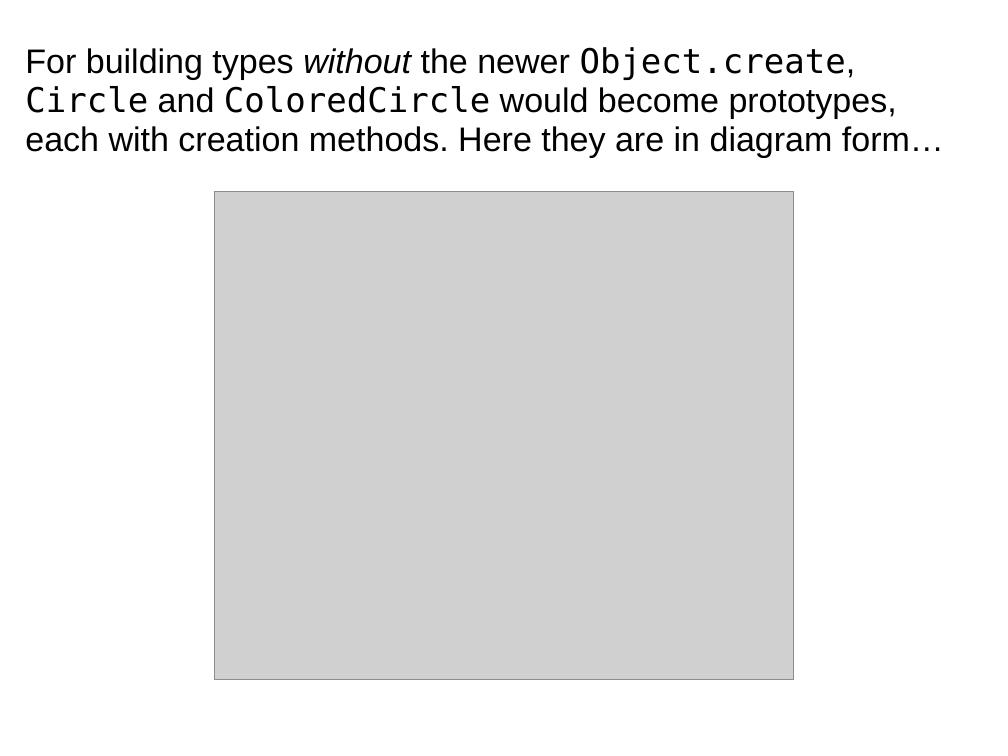
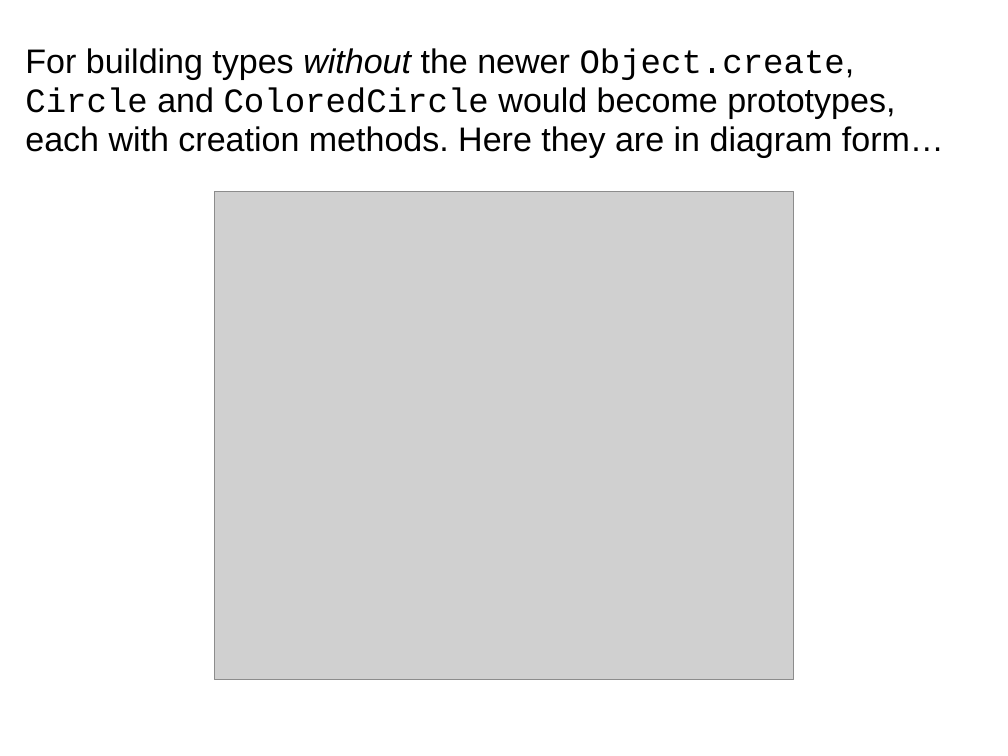
Before and after one commit to dondi/javascript-book, a slide deck: slide 17 of presentations/Chapter_7_Presentation.ppt. Drawn at 1008x756 pixels with LibreOffice and Linux fonts; fonts in the diff are those of the drawing; grey boxes stand for pictures; background and template pictures are left out. Boxes give left, top, right and bottom in pixels: in the first picture for what was removed or moved away, otherwise in the second. Text is boxed around its words. In the diff, an @@ line names an element or a change of style, - is before the commit and + after.

Commit message:
Font and formatting tweaks before going back to adding content.

```diff
--- a/presentations/Chapter_7_Presentation.ppt
+++ b/presentations/Chapter_7_Presentation.ppt
@@ text "For building types without the ..." at <box>25,48,944,158</box>: font DejaVu Sans Mono to Courier New in "Object.create, Circle ColoredCircle" @@
```
Also in this commit, not shown: 8 other slides changed.
